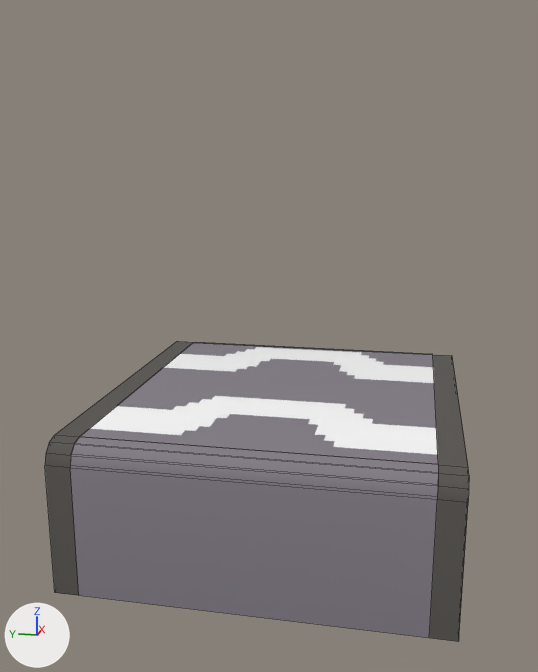
Before and after pictures for a commit that changed the Blender file Assets/Blender/Conveyor.blend.
Rendered twice from a 50 mm lens placed at (-3.87, -0.68, 2.01), pointed at (-0.62, -0.03, 1.2). Arrows for +X, +Y and +Z are at lower left; the lights stay in place. Mesh edges are drawn as thin lines.

Script lines for the objects in view, before the commit:
```python
me_cube_001 = bpy.data.meshes.new('Cube.001')
me_cube_001.from_pydata(...)  # 96 vertices, 79 faces; spans x -1.0..1.0, y -0.93..0.93, z 0.0..0.75
me_cube_001.polygons.foreach_set('use_smooth', [True] * 79)
# faces by material slot: [72, 7]
me_cube_001.materials.append(mat_material_001)  # picture img_palette_png
me_cube_001.materials.append(mat_conveyor)  # picture img_conveyor_png
ob_cube = bpy.data.objects.new('Cube', me_cube_001)
ob_cube.location = (0.0, 0.0, 0.0)
```
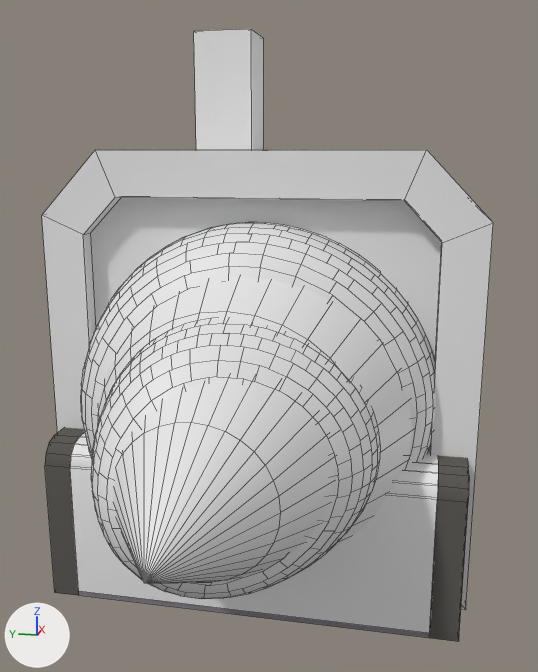
The newer file is also turned or shifted as a whole; pictures and numbers use the older file's frame.

The change, as a diff of the scene's bpy script:
```diff
--- a/Assets/Blender/Conveyor.blend.py
+++ b/Assets/Blender/Conveyor.blend.py
@@ mat_material_003 @@
+mat_material_003 = principled_material('Material.003')
+mat_material_003.base_color = (0.8, 0.8, 0.8)  # white #e7e7e7
@@ me_cube_001 @@
 # used by ob_cube; location = (0.0, 0.0, 0.0)
-me_cube_001.from_pydata(...)  # 96 vertices, 79 faces; spans x -1.0..1.0, y -0.93..0.93, z 0.0..0.75
+me_cube_001.from_pydata(...)  # 100 vertices, 81 faces; spans x -1.01..1.01, y -0.93..0.93, z 0.0..0.75
+# me_cube_001 part 1
+# 4 vertices are removed from x -1.0..1.0, y -0.8..0.8, z 0.66
+# 16 faces are deleted
+# 8 vertices are added at x -1.01..1.01, y -0.8..0.8, z 0.03..0.66
+# 6 new faces join them, mat_material_003 (white #e7e7e7)
+# 12 new faces join them, mat_material_001 (picture img_palette_png)
+# me_cube_001 part 2: 10 kept faces spanning x -1.0..1.0, y -0.8..0.8, z 0.0..0.75 get new texture (UV) coordinates
+# me_cube_001 part 3: 3 faces spanning x -0.95..0.95, y -0.8..0.8, z 0.74..0.75 switch from mat_material_001 (picture img_palette_png) to mat_material_003 (white #e7e7e7)
+# me_cube_001 part 4: 3 faces spanning x -0.95..0.95, y -0.8..0.8, z 0.74..0.75 switch from mat_conveyor (picture img_conveyor_png) to mat_material_001 (picture img_palette_png)
@@ me_cube_007 @@
+me_cube_007.from_pydata(...)  # 1286 vertices, 723 faces; spans x -0.72..0.72, y -0.75..1.64, z 0.01..2.0
+me_cube_007.polygons.foreach_set('use_smooth', [True] * 723)
@@ ob_drill @@
+ob_drill = bpy.data.objects.new('Drill', me_cube_007)
+ob_drill.location = (0.0, 0.0, 0.0)
+ob_drill.rotation_euler = (0.0, 0.0, 1.571)  # degrees (0, 0, 90)
+ob_drill.scale = (1.33, 1.33, 1.33)
```

Changed parts and their boxes [x1, y1, x2, y2] in the pictures (538 x 672 px; the box of a moved part takes in the faces that stretch with it):
'Drill', added: after [42, 29, 493, 610]
'Cube', reshaped: before [45, 342, 469, 642]; after [45, 427, 469, 642]
part 1 of me_cube_001, moved or reshaped: before [46, 342, 469, 489]; after [46, 427, 469, 633]
part 2 of me_cube_001, surface changed: before [70, 456, 438, 638]; after [79, 591, 429, 638]
part 3 of me_cube_001, recoloured: before [75, 343, 438, 473]; after [74, 432, 438, 472]
part 4 of me_cube_001, recoloured: before [89, 347, 438, 455]
